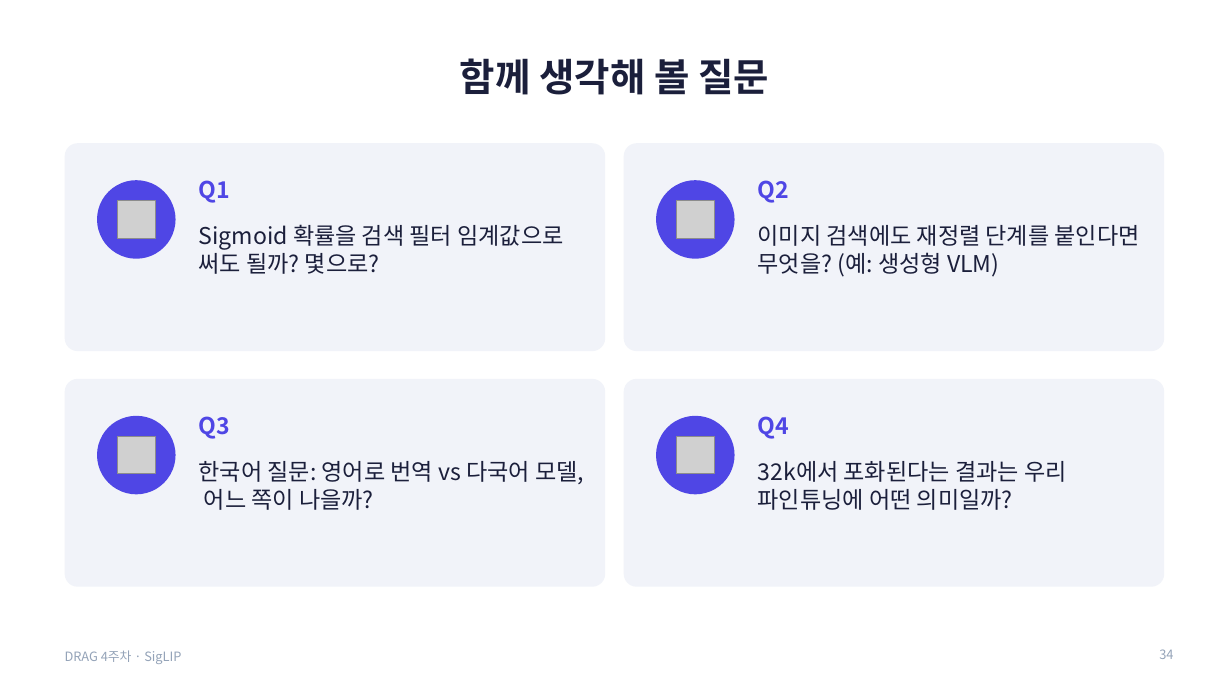
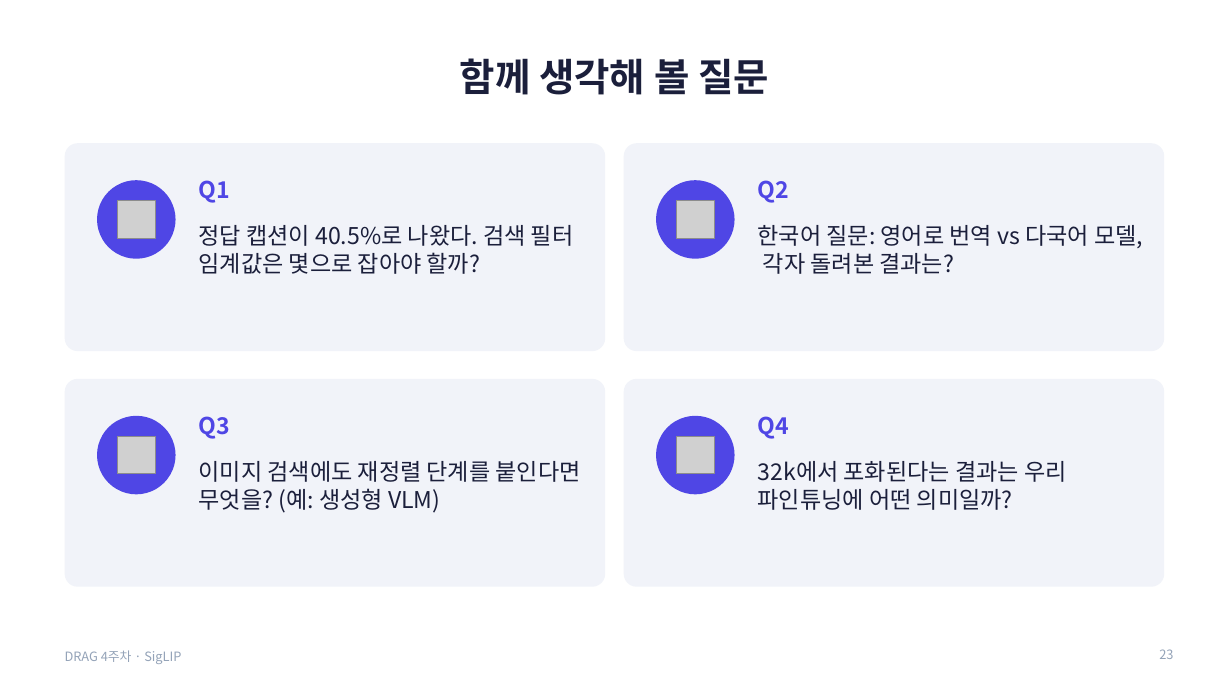
Before and after one commit to gaeun-k/DRAG, a slide deck: slide 23 of week4-siglip/김가은/SigLIP_4주차_발표.pptx (slide 34 before the commit). Drawn at 1232x693 pixels with LibreOffice and Linux fonts; fonts in the diff are those of the drawing; grey boxes stand for pictures. Boxes give left, top, right and bottom in pixels: in the first picture for what was removed or moved away, otherwise in the second. Text is boxed around its words. In the diff, an @@ line names an element or a change of style, - is before the commit and + after.

```diff
--- a/week4-siglip/김가은/SigLIP_4주차_발표.pptx
+++ b/week4-siglip/김가은/SigLIP_4주차_발표.pptx
@@ text at [199,225,574,274]: text changed @@
-Sigmoid 확률을 검색 필터 임계값으로 써도 될까? 몇으로?
+정답 캡션이 40.5%로 나왔다. 검색 필터 임계값은 몇으로 잡아야 할까?
@@ text at [758,225,1143,274]: text changed @@
-이미지 검색에도 재정렬 단계를 붙인다면 무엇을? (예: 생성형 VLM)
+한국어 질문: 영어로 번역 vs 다국어 모델, 각자 돌려본 결과는?
@@ text at [199,461,581,513]: text changed @@
-한국어 질문: 영어로 번역 vs 다국어 모델, 어느 쪽이 나을까?
+이미지 검색에도 재정렬 단계를 붙인다면 무엇을? (예: 생성형 VLM)
@@ page number at [1159,649,1173,659]: text changed @@
-34
+23
```
Also in this commit, not shown: 12 other slides changed, 5 slides added, 17 slides removed.
